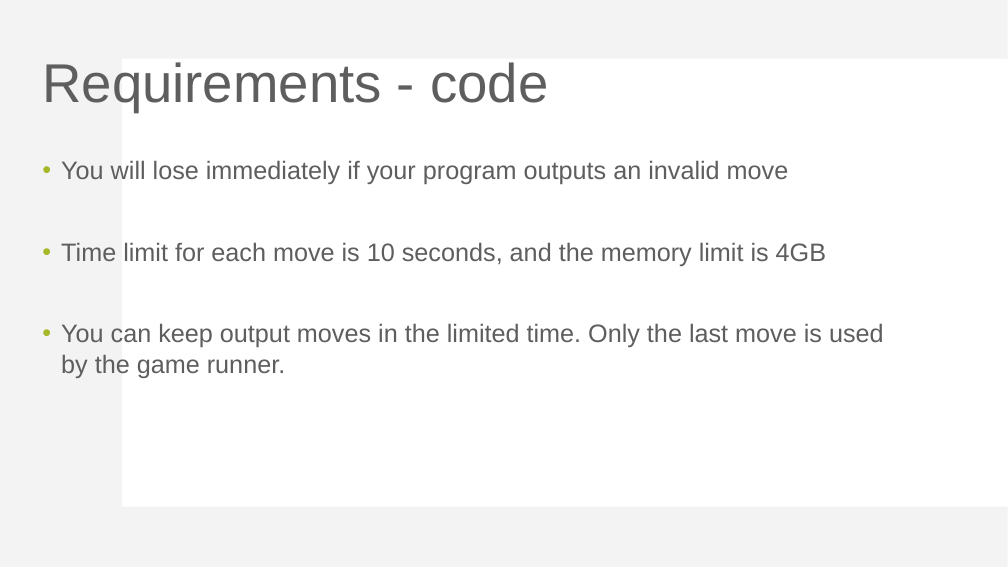
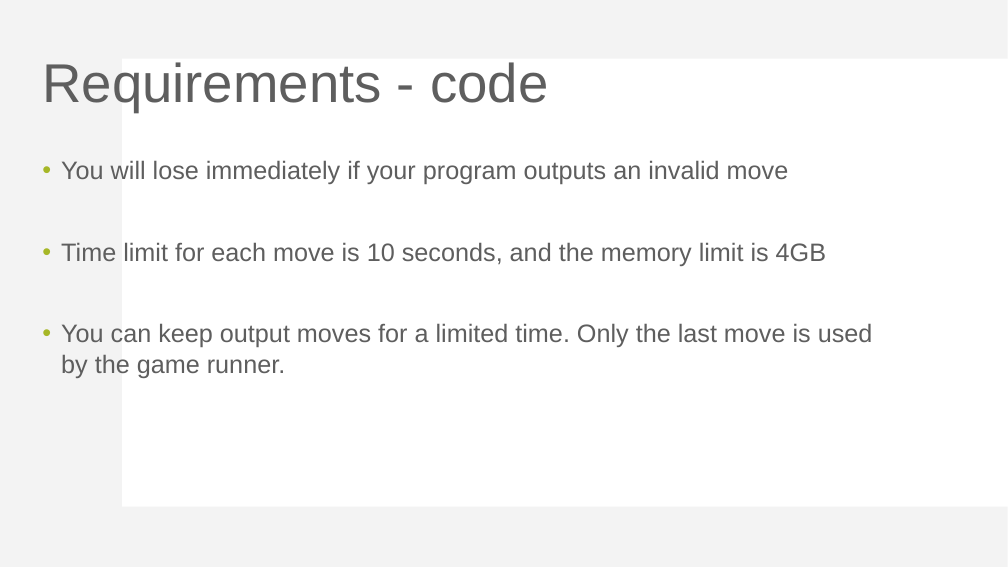
Before and after one commit to yeudah/I2P3-mingxiaa, a slide deck: slide 74 of document/Mini-Project-3-introduction.pptx. Drawn at 1008x567 pixels with LibreOffice and Linux fonts; fonts in the diff are those of the drawing. Boxes give left, top, right and bottom in pixels: in the first picture for what was removed or moved away, otherwise in the second. Text is boxed around its words. In the diff, an @@ line names an element or a change of style, - is before the commit and + after.

```diff
--- a/document/Mini-Project-3-introduction.pptx
+++ b/document/Mini-Project-3-introduction.pptx
@@ text at box(61, 323, 873, 378): text changed @@
-• You can keep output moves in the limited time. Only the last move is used by the game runner.
+• You can keep output moves for a limited time. Only the last move is used by the game runner.
```
Also in this commit, not shown: 22 other slides changed.
